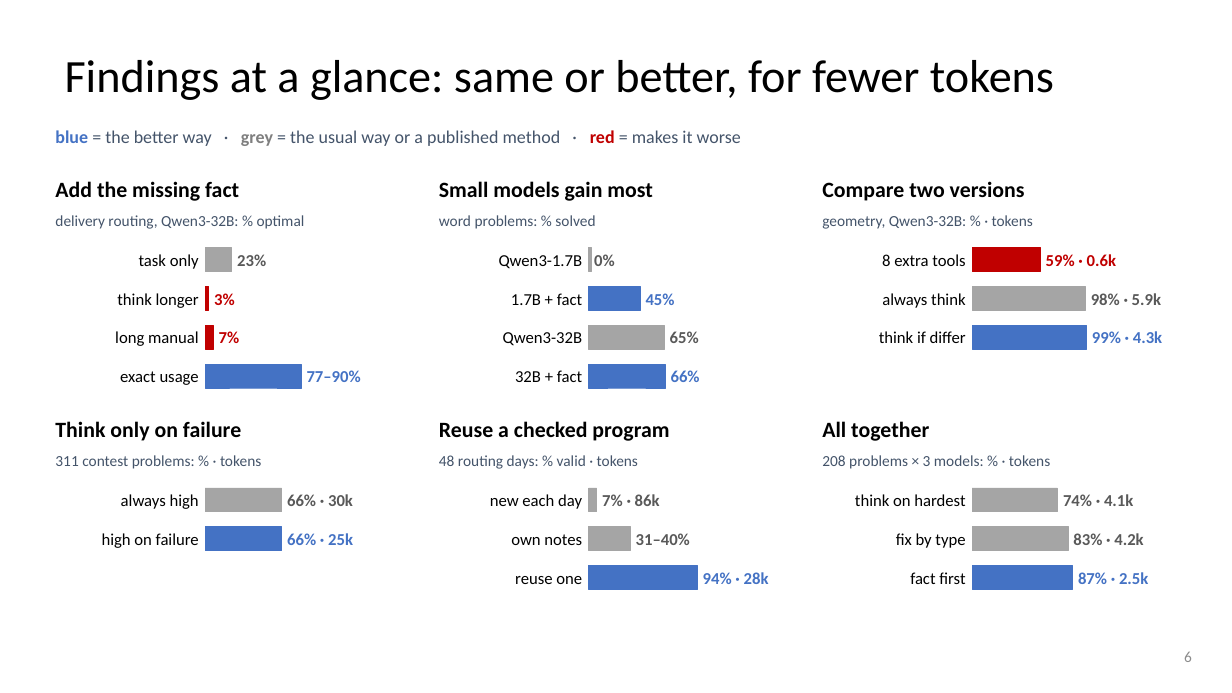
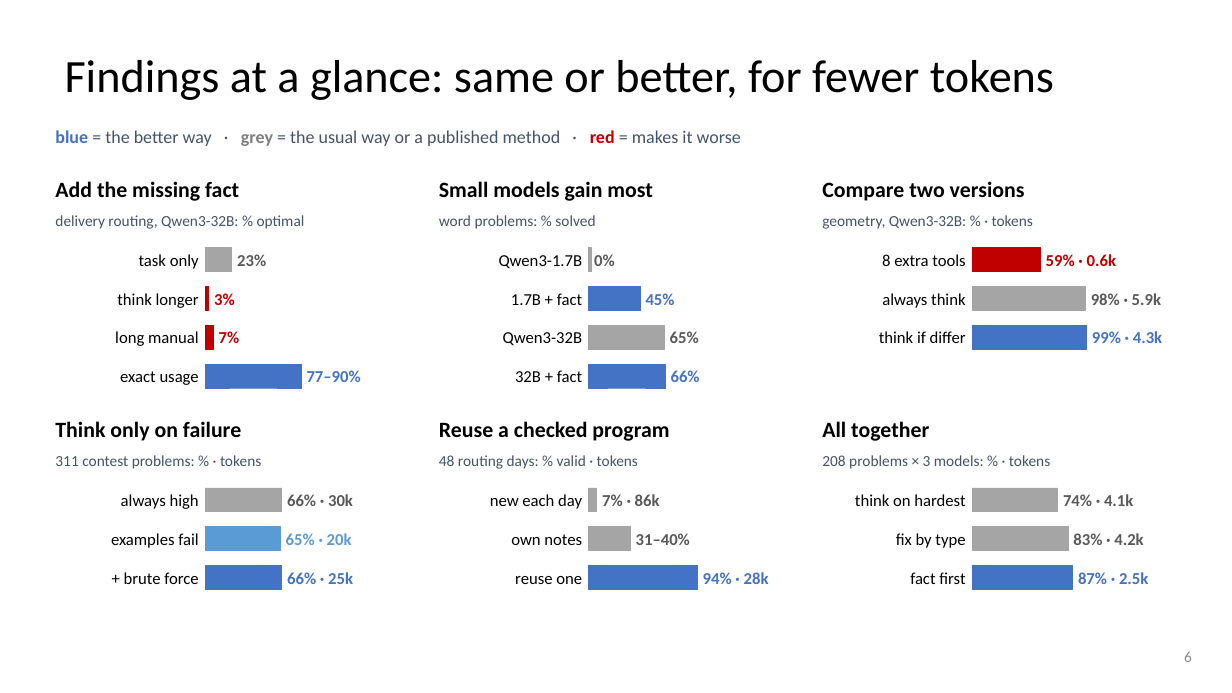
Before and after one commit to dlwns147/CSED490E_Project_Team5, a slide deck: slide 6 of PROPOSAL_slides_full.pptx. Drawn at 1232x693 pixels with LibreOffice and Linux fonts; fonts in the diff are those of the drawing. Boxes give left, top, right and bottom in pixels: in the first picture for what was removed or moved away, otherwise in the second. Text is boxed around its words. In the diff, an @@ line names an element or a change of style, - is before the commit and + after.

```diff
--- a/PROPOSAL_slides_full.pptx
+++ b/PROPOSAL_slides_full.pptx
@@ text at (111, 533, 198, 548): text changed @@
-high on failure
+examples fail
@@ rectangle added at (205, 527, 280, 551), fill #5B9BD5, outline #5B9BD5 0.5 pt @@
@@ text added at (286, 533, 352, 545), 13 pt, text #5B9BD5, bold @@
+65% · 20k
@@ rectangle: place and size @@
-rectangle at (205, 527, 282, 551)
+rectangle at (205, 566, 282, 590)
@@ text "66% · 25k": place and size @@
-text "66% · 25k" at (287, 533, 353, 545)
+text "66% · 25k" at (287, 572, 353, 584)
@@ text added at (124, 572, 198, 584), 13 pt, text #000000 @@
++ brute force
```
Also in this commit, not shown: 2 other slides changed, 8 other files.
